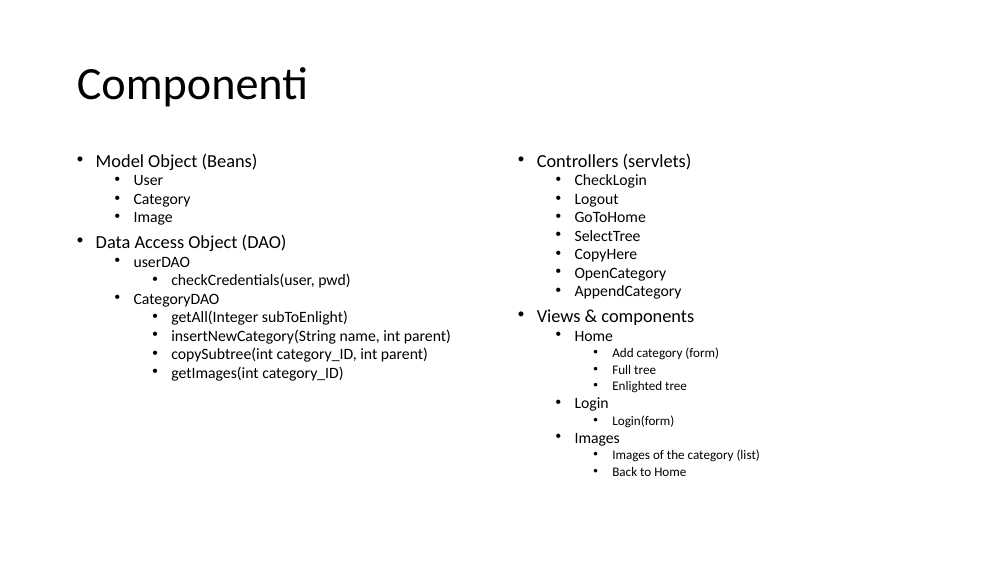
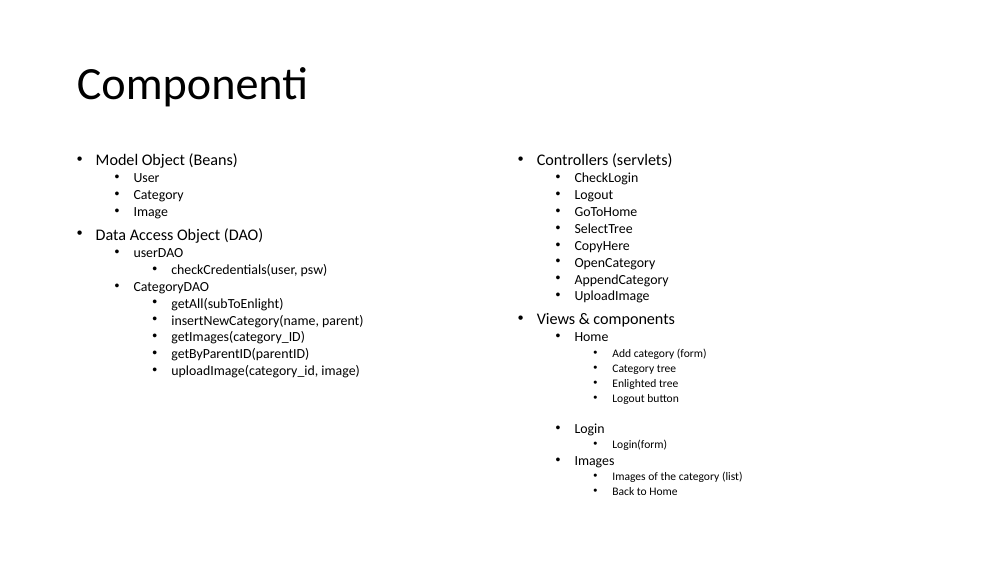
Before and after one commit to pontig/TIW_project, a slide deck: slide 9 of PureHTML/doc/Esercizio 3 – HTML Pure Version.pptx. Drawn at 1008x567 pixels with LibreOffice and Linux fonts; fonts in the diff are those of the drawing. Boxes give left, top, right and bottom in pixels: in the first picture for what was removed or moved away, otherwise in the second. Text is boxed around its words. In the diff, an @@ line names an element or a change of style, - is before the commit and + after.

```diff
--- a/PureHTML/doc/Esercizio 3 – HTML Pure Version.pptx
+++ b/PureHTML/doc/Esercizio 3 – HTML Pure Version.pptx
@@ text at [96,153,263,294]: size 17.5 to 15.4 pt in "Model Object (Beans)", "Data Access Object (DAO)"; size 15 to 13.2 pt in "User", "Category", "Image", "userDAO" and 1 more places @@
@@ text at [537,153,743,495]: size 17.5 to 15.4 pt in "Controllers (servlets)", "Views & components"; size 15 to 13.2 pt in "CheckLogin", "Logout", "GoToHome", "SelectTree" and 6 more places; size 12.5 to 11 pt in "Add category (form)", "Enlighted tree", "Login(form)", "Images of the category (list)" and 1 more places @@
@@ text at [171,264,328,276]: text changed; size 15 to 13.2 pt @@
-    • checkCredentials(user, pwd)
+    • checkCredentials(user, psw)
@@ text at [171,298,363,378]: text changed; size 15 to 13.2 pt @@
-    • getAll(Integer subToEnlight)
-    • insertNewCategory(String name, int parent)
-    • copySubtree(int category_ID, int parent)
-    • getImages(int category_ID)
+    • getAll(subToEnlight)
+    • insertNewCategory(name, parent)
+    • getImages(category_ID)
+    • getByParentID(parentID)
+    • uploadImage(category_id, image)
@@ text at [575,290,650,303]: paragraph added @@
+  • UploadImage
@@ text at [612,364,676,374]: text changed; size 12.5 to 11 pt @@
-    • Full tree
+    • Category tree
@@ text at [612,394,679,404]: paragraph added @@
+    • Logout button
```
Also in this commit, not shown: 1 other slide changed.
